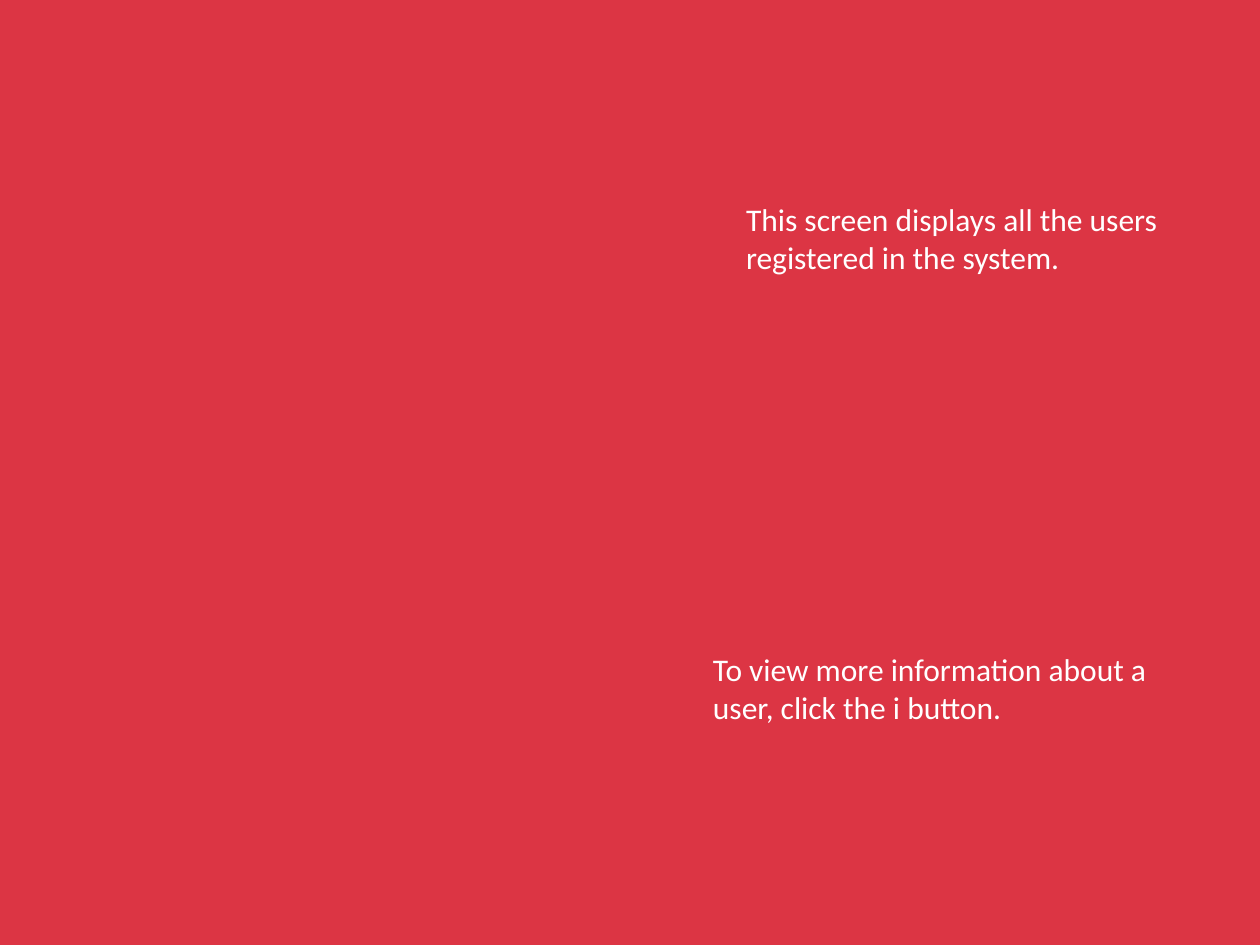
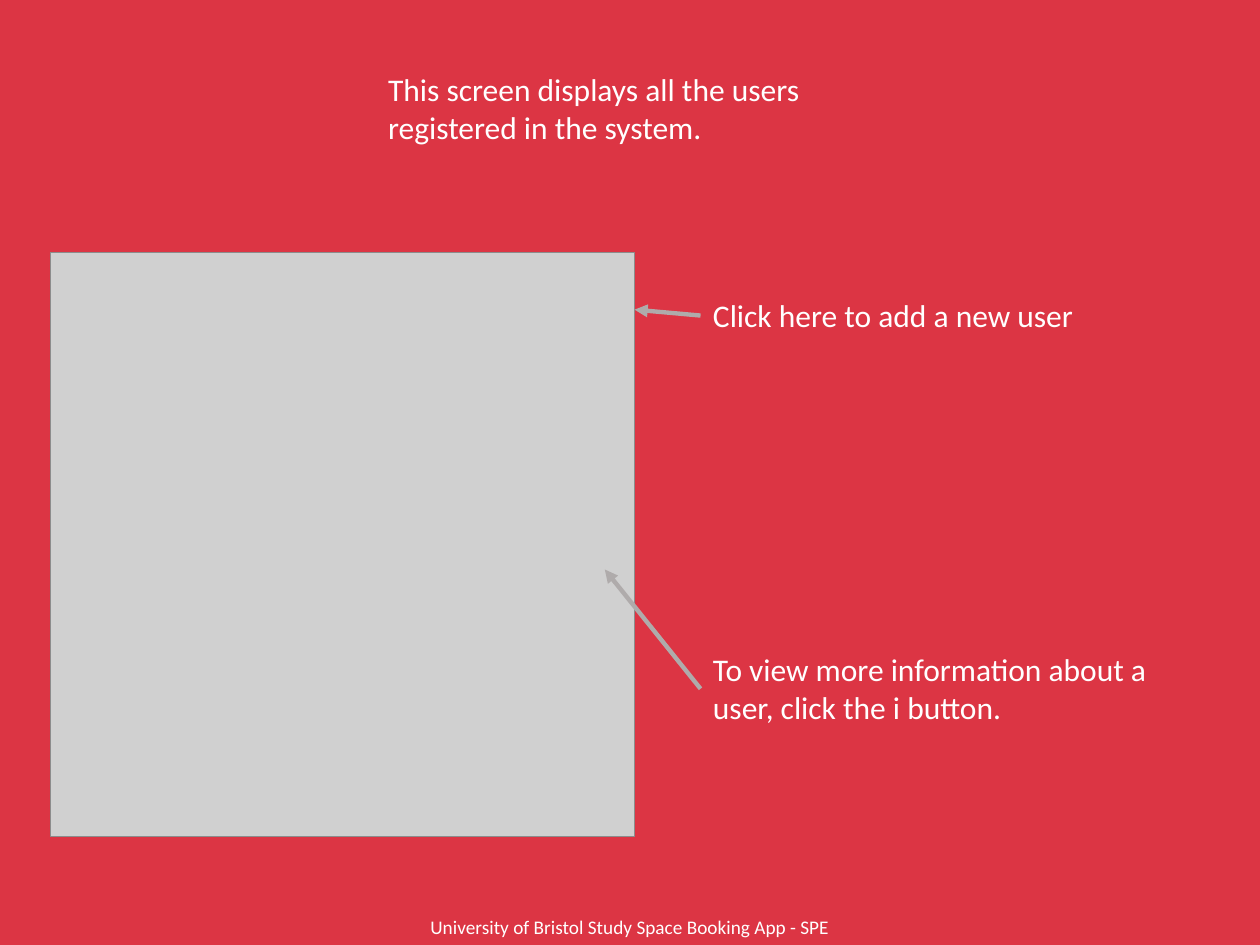
Before and after one commit to ah16165/University-Study-Space-Booking-App, a slide deck: slide 30 of Not_Main_Application/UserManual.pptx. Drawn at 1260x945 pixels with LibreOffice and Linux fonts; fonts in the diff are those of the drawing; grey boxes stand for pictures. Boxes give left, top, right and bottom in pixels: in the first picture for what was removed or moved away, otherwise in the second. Text is boxed around its words. In the diff, an @@ line names an element or a change of style, - is before the commit and + after.

Commit message:
Finished the user manual

```diff
--- a/Not_Main_Application/UserManual.pptx
+++ b/Not_Main_Application/UserManual.pptx
@@ text "This screen displays all the ...": place and size @@
-text "This screen displays all the ..." at <box>746,209,1157,275</box>
+text "This screen displays all the ..." at <box>388,79,799,145</box>
@@ picture added at <box>50,253,634,837</box> @@
@@ arrow added from (701, 315) to (635, 310), #AFABAB 2.5 pt @@
@@ text added at <box>713,305,1072,328</box>, 18 pt, text #FFFFFF @@
+Click here to add a new user
@@ arrow added from (701, 689) to (605, 570), #AFABAB 2.5 pt @@
@@ text added at <box>430,920,828,938</box>, 11 pt, text #FFFFFF @@
+University of Bristol Study Space Booking App - SPE
```
Also in this commit, not shown: 19 other slides changed, 4 slides added, 1 slide removed, 1 other file.
